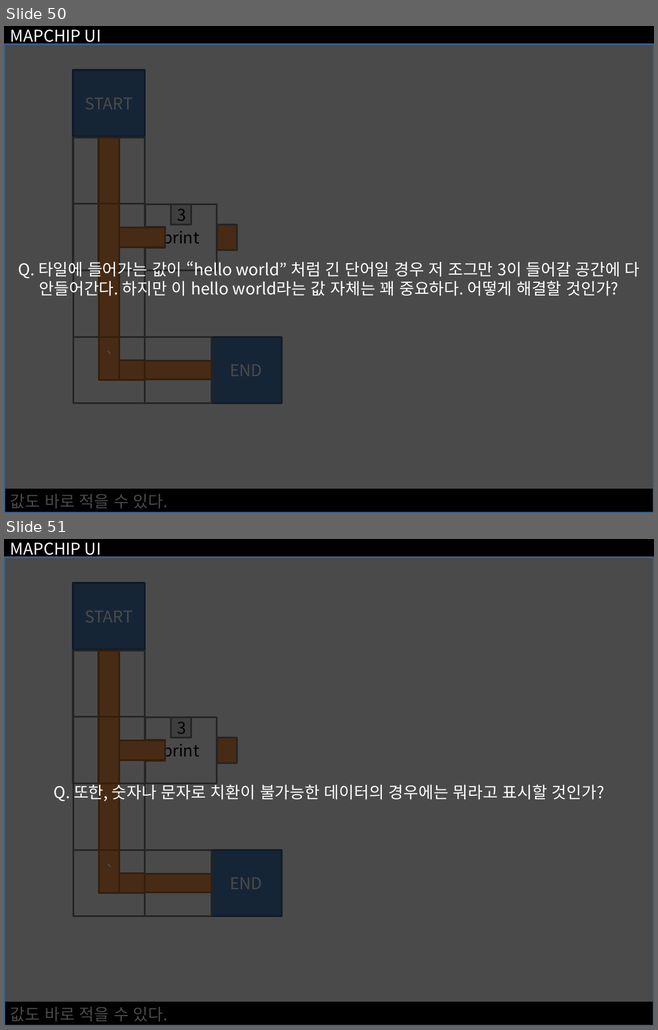
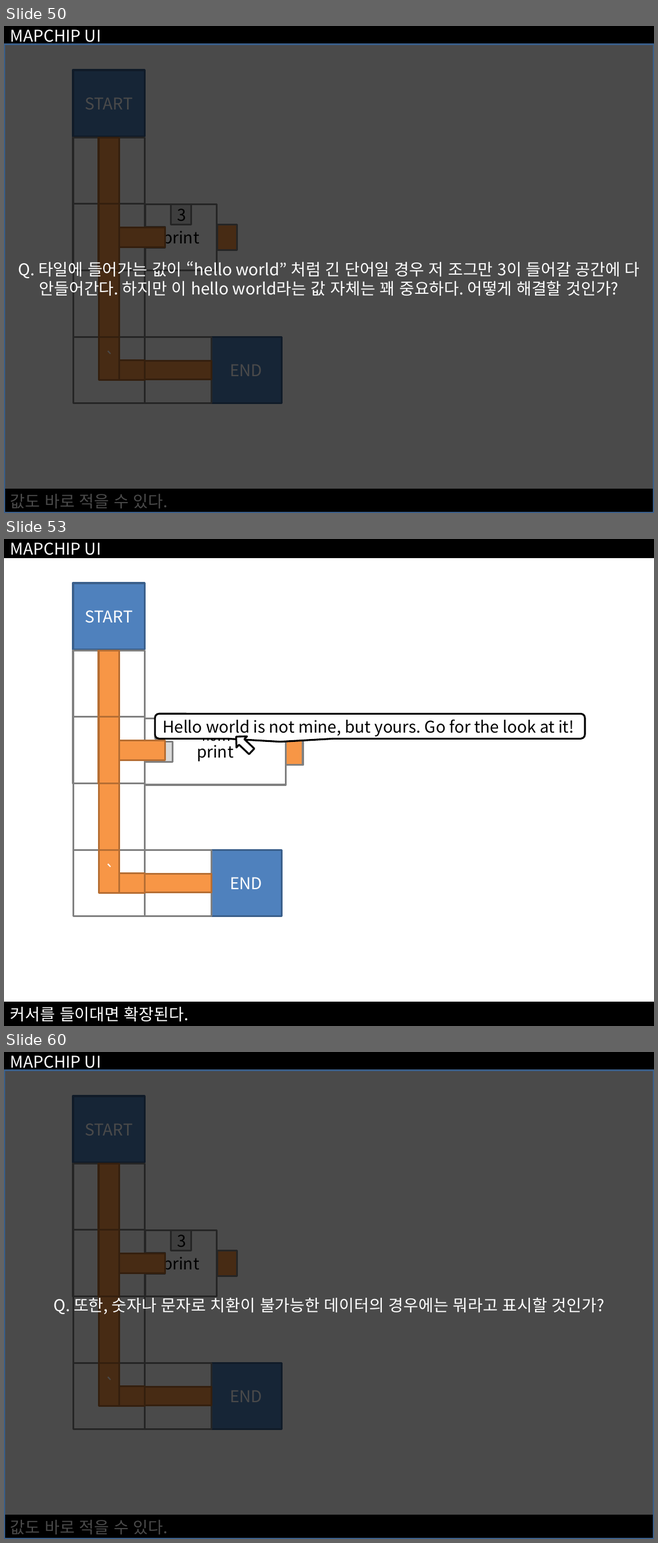
Before and after one commit to namulang/namu, a slide deck: Resources/Documents/UX Design/MAPCHIP UI Ideation.pptx. Shown one above the other, each under a label of ours: slides 50 and 51 before the commit, slides 50, 53 and 60 after it; the slides between them are not shown. The pictures are 658x1030 and 658x1543 pixels, drawn with LibreOffice and Linux fonts; fonts in the diff are those of the drawing. Boxes give left, top, right and bottom in pixels: in the first picture for what was removed or moved away, otherwise in the second. Text is boxed around its words. In the diff, an @@ line names an element or a change of style, - is before the commit and + after.

Commit message:
pptx

```diff
--- a/Resources/Documents/UX Design/MAPCHIP UI Ideation.pptx
+++ b/Resources/Documents/UX Design/MAPCHIP UI Ideation.pptx
@@ slide 53 added at box(4, 539, 654, 1026), background #FFFFFF @@
@@ rectangle added at box(4, 539, 654, 558), fill #000000, outline #000000 2 pt, 18 pt, text #FFFFFF @@
+MAPCHIP UI
@@ rectangle added at box(73, 583, 144, 649), fill #4F81BD, outline #3A5F8C 2 pt, 18 pt, text #FFFFFF @@
+START
@@ rectangle added at box(73, 651, 144, 717), fill #FFFFFF, outline #808080 2 pt @@
@@ rectangle added at box(99, 651, 119, 717), fill #F79646, outline #B76F34 2 pt @@
@@ rectangle added at box(73, 717, 144, 783), fill #FFFFFF, outline #808080 2 pt @@
@@ rectangle added at box(99, 717, 119, 783), fill #F79646, outline #B76F34 2 pt @@
@@ rectangle added at box(144, 718, 285, 784), fill #FFFFFF, outline #808080 2 pt, 18 pt, text #000000 @@
+print
@@ rectangle added at box(155, 719, 278, 739), fill #FFFF00, outline #808080 2 pt, 14 pt, text #000000 @@
+Hello world is no…
@@ rounded speech box added at box(155, 714, 584, 739), fill #FFFFFF, outline #000000 2 pt, 18 pt, text #000000 @@
+Hello world is not mine, but yours. Go for the look at it!
@@ rectangle added at box(119, 740, 165, 761), fill #F79646, outline #B76F34 2 pt @@
@@ rectangle added at box(144, 741, 172, 762), fill #D9D9D9, outline #808080 2 pt @@
@@ right arrow added at box(231, 731, 257, 757), fill #FFFFFF, outline #000000 2 pt @@
@@ rectangle added at box(285, 740, 303, 765), fill #F79646, outline #808080 2 pt @@
@@ rectangle added at box(73, 783, 144, 849), fill #FFFFFF, outline #808080 2 pt @@
@@ rectangle added at box(99, 783, 119, 849), fill #F79646, outline #B76F34 2 pt @@
@@ rectangle added at box(73, 850, 144, 917), fill #FFFFFF, outline #808080 2 pt @@
@@ rectangle added at box(99, 850, 119, 893), fill #F79646, outline #B76F34 2 pt, 18 pt, text #FFFFFF @@
+`
@@ rectangle added at box(145, 850, 211, 917), fill #FFFFFF, outline #808080 2 pt @@
@@ rectangle added at box(210, 850, 281, 917), fill #4F81BD, outline #3A5F8C 2 pt, 18 pt, text #FFFFFF @@
+END
@@ rectangle added at box(119, 874, 144, 894), fill #F79646, outline #B76F34 2 pt @@
@@ rectangle added at box(144, 874, 211, 893), fill #F79646, outline #B76F34 2 pt @@
@@ rectangle added at box(4, 1003, 654, 1026), fill #000000, outline #000000 2 pt, 18 pt, text #FFFFFF @@
+커서를 들이대면 확장된다.
@@ what was slide 51 is now slide 60 @@
```
Also in this commit, not shown: 8 other slides added.
